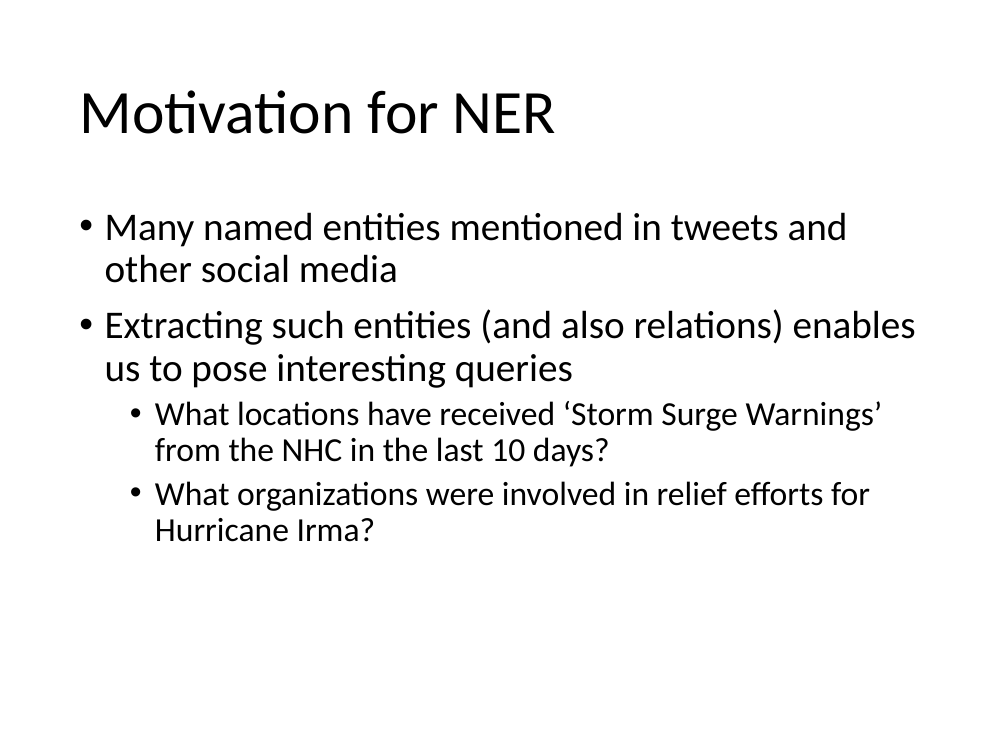
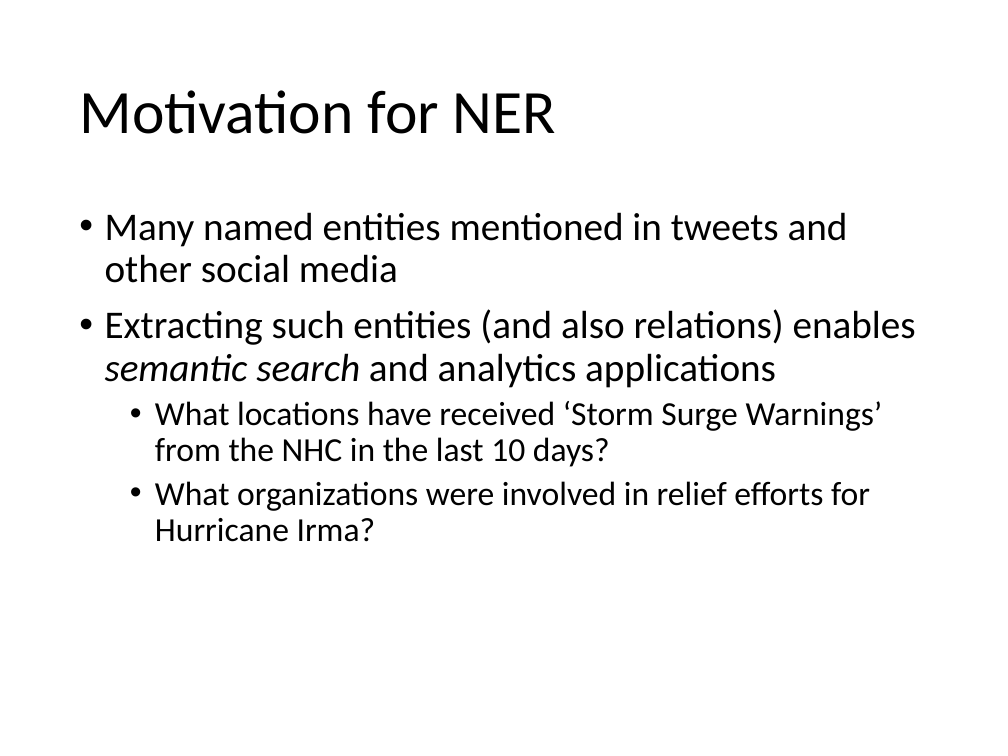
Before and after one commit to evhart/smasac-tutorial, a slide deck: slide 7 of slides/pptx/3-entity-extraction.pptx (slide 6 before the commit). Drawn at 1008x756 pixels with LibreOffice and Linux fonts; fonts in the diff are those of the drawing. Boxes give left, top, right and bottom in pixels: in the first picture for what was removed or moved away, otherwise in the second. Text is boxed around its words. In the diff, an @@ line names an element or a change of style, - is before the commit and + after.

```diff
--- a/slides/pptx/3-entity-extraction.pptx
+++ b/slides/pptx/3-entity-extraction.pptx
@@ text at bbox=[105, 309, 916, 388]: text changed @@
-• Extracting such entities (and also relations) enables us to pose interesting queries
+• Extracting such entities (and also relations) enables semantic search and analytics applications
```
Also in this commit, not shown: 11 other slides changed, 2 slides added.
